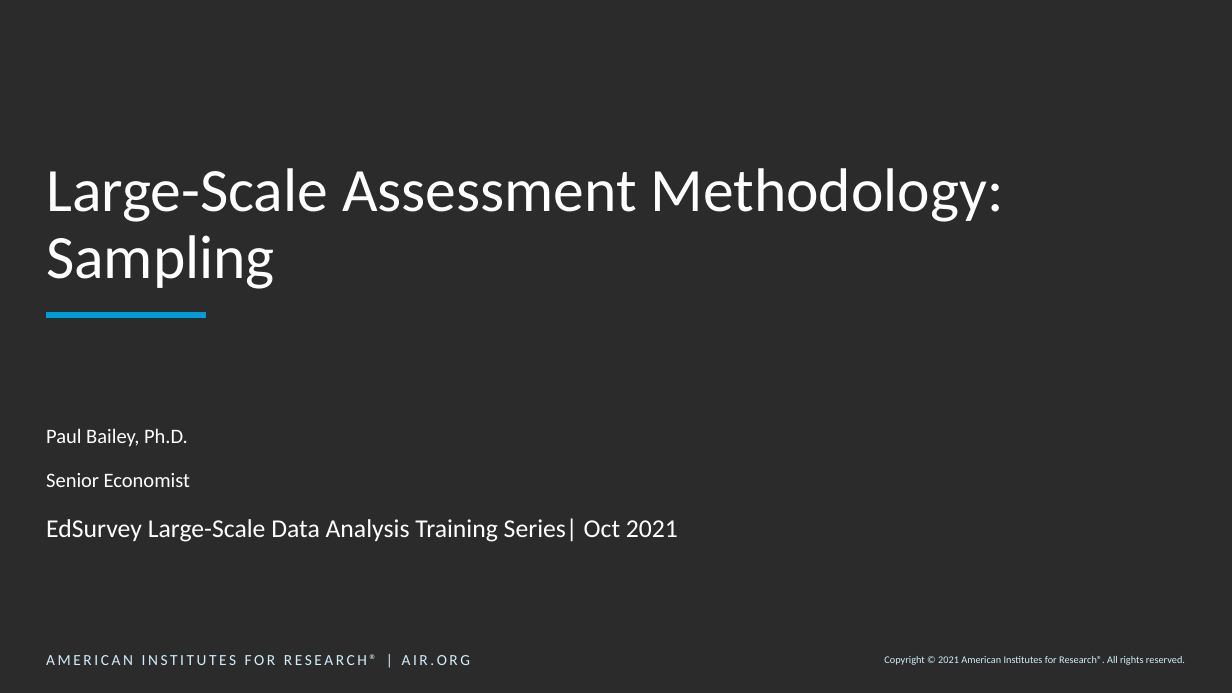
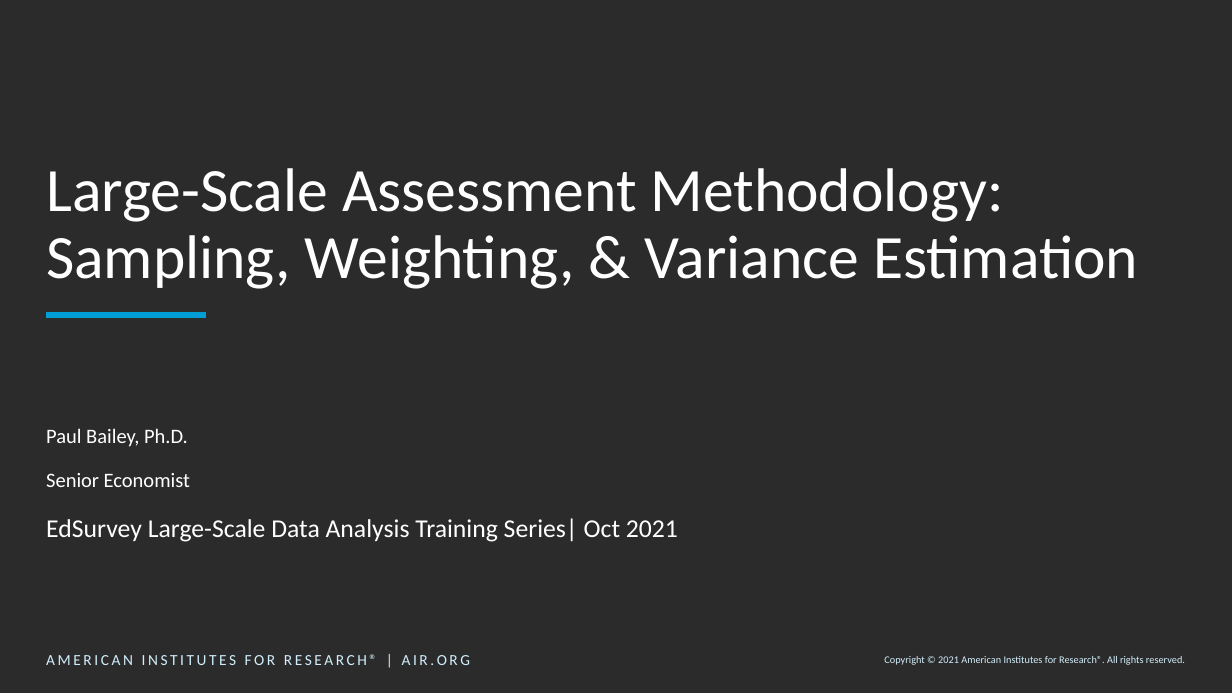
Before and after one commit to American-Institutes-for-Research/2021-Oct-EdSurvey-Training-Series, a slide deck: slide 1 of Day1/Day1_02_Sampling.pptx. Drawn at 1232x693 pixels with LibreOffice and Linux fonts; fonts in the diff are those of the drawing; background and template pictures are left out; a plain dark background stands for a picture behind light text. Boxes give left, top, right and bottom in pixels: in the first picture for what was removed or moved away, otherwise in the second. Text is boxed around its words. In the diff, an @@ line names an element or a change of style, - is before the commit and + after.

Commit message:
update Sampling

```diff
--- a/Day1/Day1_02_Sampling.pptx
+++ b/Day1/Day1_02_Sampling.pptx
@@ title at (46,168,1138,289): text changed @@
-Large-Scale Assessment Methodology: Sampling
+Large-Scale Assessment Methodology: Sampling, Weighting, & Variance Estimation
```
Also in this commit, not shown: 14 other slides changed, 6 slides added, 5 slides removed.
